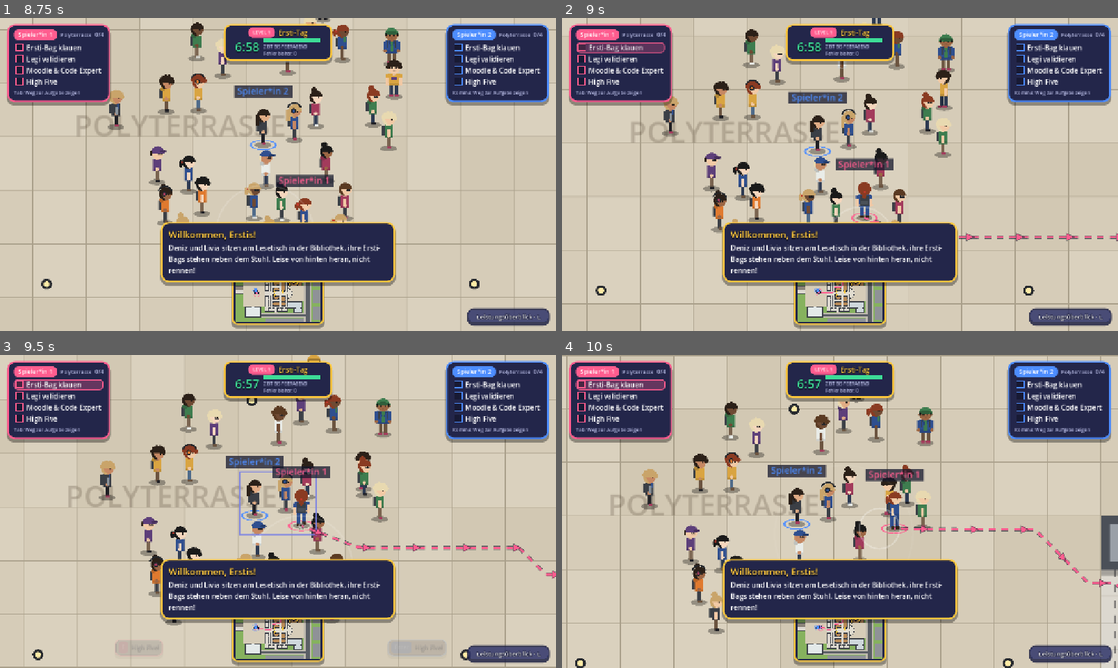
Above: before the commit, frames 1-4 (two rows, left to right).
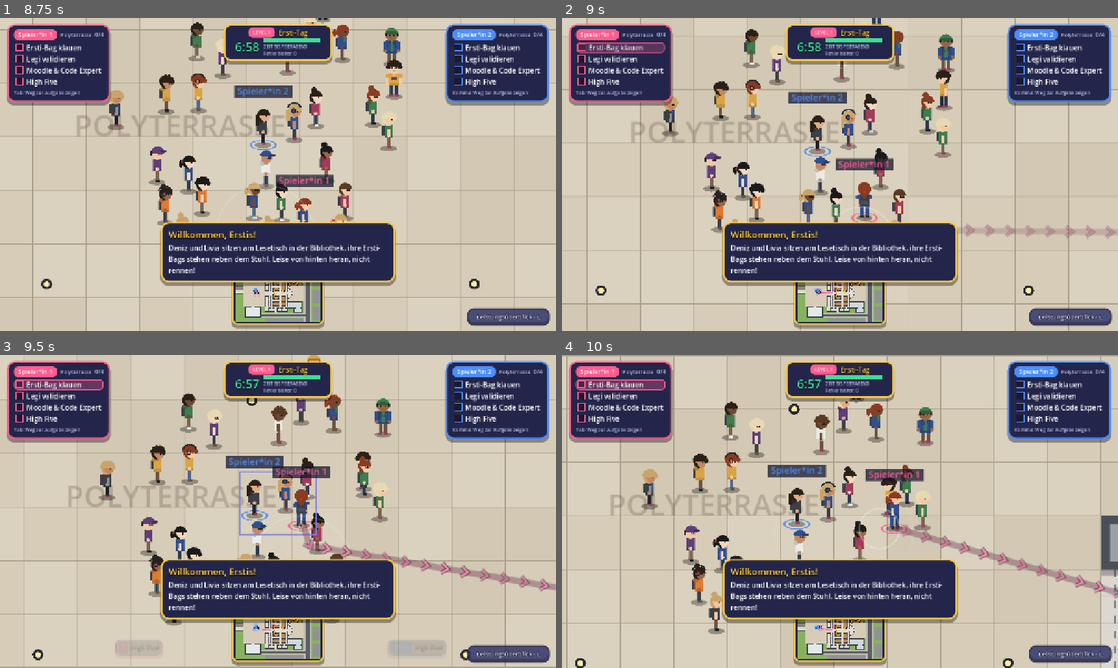
Above: after the commit, the same moments.

Repository: fzehnder/viscon-game
Game: Godot game, scene res://main.tscn
The game is run twice, just before and just after one commit, with the same random seed, the same clock (stepped at 60 frames per second) and the same inputs. This scene is started directly instead of the project's main scene.
Inputs (mouse positions are in pixels of both pictures, inside the frame that each line leads up to):
- Up to frame 1 (8.75 s): click "Los geht's!" at 0.5 s; click "Leistungsüberblick · L" at 1.25 s; click "Level 1 starten" at 2 s; tap Enter (start) at 2.75, 3.05, 3.5, 3.6, 4.55, 5.85, 7.25, 7.55 s; move the mouse to (400, 158) at 2.77 s; hold D 2.78-3.53 s; tap E (interact) at 2.85, 3.8, 5.1, 6.8, 8.3 s; click (400, 158) at 2.92 s; tap Space at 3.02, 3.77, 5.27, 6.02, 6.77, 8.27 s; move the mouse to (166, 190) at 3.52 s; hold S 3.53-4.28 s; move the mouse to (333, 105) at 4.27 s; hold D 4.28-5.03 s; tap Q (ability) at 4.35 s; move the mouse to (250, 237) at 5.02 s; hold W 5.03-5.78 s; click (250, 237) at 5.17 s; move the mouse to (444, 221) at 5.77 s; hold A 5.78-7.28 s; tap R (restart) at 6.5 s; move the mouse to (111, 127) at 6.52 s; tap L (transcript) at 6.6 s; move the mouse to (305, 174) at 7.27 s; hold S 7.28-8.03 s; tap Shift at 7.35 s; click (305, 174) at 7.42 s; move the mouse to (194, 96) at 8.02 s; hold D from 8.03 s (still down); tap C at 8.1 s
- Up to frame 2 (9 s): move the mouse to (962, 158) at 8.77 s; release D at 8.78 s; hold W from 8.78 s (still down); tap Tab at 8.85 s
- Up to frame 3 (9.5 s): keep holding W; tap Space at 9.02 s; tap Enter (start) at 9.05 s
- Up to frame 4 (10 s): move the mouse to (728, 527) at 9.52 s; release W at 9.53 s; hold D from 9.53 s (still down); tap 1 at 9.6 s; click (728, 527) at 9.67 s; tap Space at 9.77 s; tap E (interact) at 9.8 s

Frame 1 is identical in both runs. In frame 2, 0.9% of the frame differs, in the area x 47-100%, y 63-88%; in frame 3, 1.7%, in the area x 46-100%, y 54-88%; in frame 4, 1.4%.

Commit message:
The way to a task: straight and round instead of zigzag, and it stands still
The line followed the middles of the tiles in steps, and everything drawn
along it was measured from the player's feet, so the arrows slid with every
step and jumped whenever the way was searched again (up to 18 px a frame).

world.smooth_path: straight where the straight line is free in the A* grid,
corners rounded, a point every 8 px. main keeps that way, searches every
0.2 s and in between only shortens it at the feet. fx draws a soft band and
chevrons that flow to the goal and are measured back from the goal, so they
stay where they are on the ground (0.3 px). The minimap shows one line.

Co-Authored-By: Claude Opus 5.5 <noreply@anthropic.com>

Diff:
--- a/godot/scripts/fx.gd
+++ b/godot/scripts/fx.gd
@@ -1,5 +1,5 @@
 extends Node2D
-## World-space overlays: sound rings, interaction highlights, goal markers, the dashed way to a
+## World-space overlays: sound rings, interaction highlights, goal markers, the way to a
 ## picked task, P1/P2 tags, stamina, thrown wrench.
 
 const TS := 32.0
@@ -46,57 +46,68 @@
 	queue_redraw()
 
 
-## Point and direction at distance `d` along a line of points.
-func _along(points: Array, d: float) -> Array:
-	for i in range(1, points.size()):
-		var a: Vector2 = points[i - 1]
-		var b: Vector2 = points[i]
-		var seg := a.distance_to(b)
-		if d <= seg and seg > 0.01:
-			return [a.lerp(b, d / seg), (b - a) / seg]
-		d -= seg
-	var last: Vector2 = points[points.size() - 1]
-	var before: Vector2 = points[points.size() - 2]
-	return [last, (last - before).normalized()]
+## The way to a picked task: a soft band along it and chevrons that flow towards the goal.
+## `points` are about 8 px apart and already smooth (world.smooth_path). Everything is measured
+## back from the goal, so the pattern stays where it is on the ground while the player walks and
+## the way gets shorter at the feet.
+func _draw_route(points: Array, col: Color, pid: int, fade: float) -> void:
+	var n := points.size()
+	var acc := PackedFloat32Array()
+	acc.resize(n)
+	acc[0] = 0.0
+	for i in range(1, n):
+		acc[i] = acc[i - 1] + (points[i - 1] as Vector2).distance_to(points[i])
+	var total := acc[n - 1]
+	if total < 12.0:
+		return
+	var dark := Color(0.08, 0.09, 0.17)
+	# the two players' ways lie next to each other where they share a corridor
+	var shift := (pid * 2 - 1) * 2.5
+	var line := PackedVector2Array()
+	for i in n:
+		var dirv: Vector2 = ((points[mini(i + 1, n - 1)] as Vector2) - (points[maxi(i - 1, 0)] as Vector2)).normalized()
+		line.append((points[i] as Vector2) + Vector2(-dirv.y, dirv.x) * shift)
+	draw_polyline(line, Color(dark, 0.28 * fade), 7.0, true)
+	draw_polyline(line, Color(col, 0.30 * fade), 3.6, true)
+	# chevrons: one every GAP px, moving towards the goal; one walk along the line places them all
+	const GAP := 24.0
+	const NEAR := 1300.0            # further away from the player than this only the band is drawn
+	var g := total - GAP + fmod(t * 38.0, GAP)  # distance from the start of the chevron closest to the goal; it grows, so they run to the goal
+	var i2 := n - 1
+	while g > 0.0:
+		while i2 > 0 and acc[i2 - 1] > g:
+			i2 -= 1
+		if i2 <= 0:
+			break
+		if g < NEAR and total - g > 9.0:
+			var seg := acc[i2] - acc[i2 - 1]
+			var u2 := (g - acc[i2 - 1]) / maxf(seg, 0.001)
+			var p: Vector2 = line[i2 - 1].lerp(line[i2], u2)
+			var tangent: Vector2 = (line[mini(i2 + 1, n - 1)] - line[maxi(i2 - 2, 0)]).normalized()
+			# soft at both ends: at the feet, at the goal, and where it runs out in the distance
+			var a := fade * clampf(g / 30.0, 0.0, 1.0) * clampf((total - g) / 22.0, 0.0, 1.0) * clampf((NEAR - g) / 200.0, 0.0, 1.0)
+			var glow := 0.84 + 0.16 * sin(g * 0.045 - t * 5.0)     # a wave of light running to the goal
+			_chevron(p, tangent, 5.6, Color(col.lightened(0.3 * glow), a * glow), Color(dark, 0.55 * a * glow))
+		g -= GAP
+	# the goal: a ring that breathes and an arrow head pointing at it
+	var end: Vector2 = line[n - 1]
+	var into: Vector2 = (line[n - 1] - line[maxi(n - 3, 0)]).normalized()
+	var beat := sin(t * 5.0)
+	draw_arc(end, 12.0 + beat * 2.0, 0.0, TAU, 32, Color(col, 0.85 * fade), 2.0, true)
+	draw_arc(end, 18.0 + beat * 3.0, 0.0, TAU, 32, Color(col, 0.3 * fade), 1.5, true)
+	var tip := end - into * (15.0 + beat * 2.0)
+	var side := Vector2(-into.y, into.x)
+	var head := PackedVector2Array([tip + into * 9.0, tip - into * 5.0 + side * 7.5, tip - into * 1.5, tip - into * 5.0 - side * 7.5])
+	draw_colored_polygon(head, Color(col, fade))
+	draw_polyline(head + PackedVector2Array([head[0]]), Color(dark, 0.8 * fade), 1.2, true)
 
 
-## Dashes that run towards the goal, small arrows along the way and a big one at the end.
-func _draw_route(points: Array, col: Color, pid: int) -> void:
-	var total := 0.0
-	for i in range(1, points.size()):
-		total += (points[i - 1] as Vector2).distance_to(points[i])
-	if total < 8.0:
-		return
-	var dark := Color(0.08, 0.09, 0.17, 0.55)
-	var period := 15.0
-	var dash := 8.0
-	var d := fmod(t * 26.0, period) - period
-	while d < total - 6.0:
-		var d0 := maxf(d, 0.0)
-		var d1 := minf(d + dash, total - 6.0)
-		if d1 - d0 > 1.0:
-			var p0: Vector2 = _along(points, d0)[0]
-			var p1: Vector2 = _along(points, d1)[0]
-			draw_line(p0, p1, dark, 4.2)
-			draw_line(p0, p1, col, 2.4)
-		d += period
-	# small arrows, a little out of step for the two players so that they do not hide each other
-	var step := 60.0
-	var da := fmod(t * 26.0 + pid * 30.0, step) + 14.0
-	while da < total - 16.0:
-		var pa: Array = _along(points, da)
-		_arrow(pa[0], pa[1], 5.5, col, dark)
-		da += step
-	var end: Array = _along(points, total)
-	_arrow(end[0], end[1], 9.0 + sin(t * 6.0) * 1.2, col, dark)
-	draw_arc(end[0], 11.0 + sin(t * 6.0) * 2.0, 0.0, TAU, 24, Color(col, 0.7), 1.6)
-
-
-func _arrow(tip: Vector2, dirv: Vector2, size: float, col: Color, dark: Color) -> void:
+## One ">" of the way: tip at `p`, pointing along `dirv`.
+func _chevron(p: Vector2, dirv: Vector2, size: float, col: Color, dark: Color) -> void:
 	var side := Vector2(-dirv.y, dirv.x)
-	var pts := PackedVector2Array([tip + dirv * size * 0.6, tip - dirv * size + side * size * 0.8, tip - dirv * size - side * size * 0.8])
-	draw_colored_polygon(pts, col)
-	draw_polyline(pts + PackedVector2Array([pts[0]]), dark, 1.0)
+	var pts := PackedVector2Array([p - dirv * size * 0.7 + side * size, p + dirv * size * 0.55, p - dirv * size * 0.7 - side * size])
+	draw_polyline(pts, dark, 4.6, true)
+	draw_polyline(pts, col, 2.6, true)
 
 
 func _draw() -> void:
@@ -138,11 +149,11 @@
 		draw_colored_polygon(dia, Color(gc, 0.95))
 		draw_polyline(dia + PackedVector2Array([dia[0]]), Color(0.08, 0.09, 0.17), 1.5)
 		draw_circle(g, 2.6, Color(0.08, 0.09, 0.17))
-	# dashed way to the task a player has picked, in that player's colour
+	# the way to the task a player has picked, in that player's colour
 	for i in main.players.size():
 		var route: Array = main.routes[i]
 		if route.size() >= 2:
-			_draw_route(route, Color(KEYS.TAG_COLORS[i]), i)
+			_draw_route(route, Color(KEYS.TAG_COLORS[i]), i, clampf(float(main.route_age[i]) / 0.25, 0.0, 1.0))
 	# name tag and stamina bar above each player
 	var font := ThemeDB.fallback_font
 	for i in main.players.size():
--- a/godot/scripts/hud.gd
+++ b/godot/scripts/hud.gd
@@ -150,11 +150,14 @@
 					var po := _at(op.global_position)
 					draw_circle(po, 4.5 + sin(t * 12.0), UI2.RED)
 					draw_arc(po, 6.5, 0.0, TAU, 16, UI2.RED, 1.0)
-			# the dashed way to a picked task
+			# the way to a picked task: one line (the way has many short pieces, dashes per piece would run together)
 			for i in main.players.size():
 				var route: Array = main.routes[i]
-				for j in range(1, route.size()):
-					draw_dashed_line(_at(route[j - 1]), _at(route[j]), Color(KEYS2.TAG_COLORS[i]), 1.6, 3.0)
+				if route.size() >= 2:
+					var way := PackedVector2Array()
+					for q in route:
+						way.append(_at(q))
+					draw_polyline(way, Color(KEYS2.TAG_COLORS[i]), 1.6, true)
 		# the two players, always on top
 		for i in main.players.size():
 			var pl = main.players[i]
--- a/godot/scripts/main.gd
+++ b/godot/scripts/main.gd
@@ -106,8 +106,9 @@
 # the task each player has picked (index into LV.tasks(), -1 = none) and the dashed way to where
 # it can be done: points in px, drawn by fx.gd and on the mini map
 var picked: Array = [-1, -1]
-var routes: Array = [[], []]
+var routes: Array = [[], []]       # the way to the picked task per player: points in px, about 8 px apart
 var route_t: Array = [0.0, 0.0]
+var route_age: Array = [9.0, 9.0]  # seconds since a player's way changed to a different one (it fades in then)
 # abilities (night, P1)
 var ability: Dictionary
 var cooldown := 0.0
@@ -1350,11 +1351,11 @@
 			continue
 		var from: Vector2 = players[pid].global_position
 		route_t[pid] -= delta
+		route_age[pid] += delta
 		if route_t[pid] > 0.0:
-			if not routes[pid].is_empty():
-				routes[pid][0] = from   # the line starts at the feet, also between two searches
+			routes[pid] = _trim_route(routes[pid], from)   # between two searches the line gets shorter at the feet
 			continue
-		route_t[pid] = 0.35
+		route_t[pid] = 0.2
 		var best: Array = []
 		var best_len := INF
 		for target in task_targets(tasks[k]["id"], pid):
@@ -1369,7 +1370,39 @@
 			if total < best_len:
 				best_len = total
 				best = p
-		routes[pid] = best if best_len > 1.5 * TS else []   # standing in front of it: no line needed
+		var fresh: Array = world.smooth_path(best) if best_len > 1.5 * TS else []   # standing in front of it: no line needed
+		if _other_way(routes[pid], fresh):
+			route_age[pid] = 0.0
+		routes[pid] = fresh
+
+
+## The way without the part the player has already walked: it starts at the feet again.
+func _trim_route(r: Array, from: Vector2) -> Array:
+	if r.size() < 3:
+		return r
+	var best := 0
+	var best_d := INF
+	for i in mini(r.size() - 1, 16):   # the nearest point within the first stretch
+		var d := (r[i] as Vector2).distance_squared_to(from)
+		if d < best_d:
+			best_d = d
+			best = i
+	var out: Array = r.slice(best + 1)
+	out.push_front(from)
+	return out
+
+
+## True if `b` is a different way than `a` and not just the same one a few steps on: measured
+## back from the goal (the points are about 8 px apart), the two are far from each other somewhere.
+func _other_way(a: Array, b: Array) -> bool:
+	if a.is_empty() or b.is_empty():
+		return a.is_empty() != b.is_empty()
+	for k in [0, 12, 40, 80, 140]:
+		if k >= a.size() or k >= b.size():
+			break
+		if (a[a.size() - 1 - k] as Vector2).distance_to(b[b.size() - 1 - k]) > 2.0 * TS:
+			return true
+	return false
 
 
 func time_left() -> float:
--- a/godot/scripts/world.gd
+++ b/godot/scripts/world.gd
@@ -162,6 +162,69 @@
 	var ids := astar.get_id_path(a, b)
 	for i in range(1, ids.size()):
 		out.append(Vector2(ids[i]) * TS + Vector2(TS / 2.0, TS / 2.0))
+	return out
+
+
+## True if somebody can walk straight from a to b (px): every tile under the line, and `margin` px
+## to both sides of it, is free in the A* grid.
+func walk_clear(a: Vector2, b: Vector2, margin: float = 9.0) -> bool:
+	var d := b - a
+	var n := int(ceil(d.length() / 8.0))
+	if n == 0:
+		return true
+	var side := Vector2(-d.y, d.x).normalized() * margin
+	for i in n + 1:
+		var p := a.lerp(b, float(i) / n)
+		for q in [p, p + side, p - side]:
+			var tl := _tile_of(q)
+			if not astar.is_in_boundsv(tl) or astar.is_point_solid(tl):
+				return false
+	return true
+
+
+## A way as find_path gives it (from tile middle to tile middle, in steps and zigzags) the way
+## somebody would walk it: straight where the straight line is free, corners rounded, and one
+## point every `step` px. For showing the way; nobody is steered along it.
+func smooth_path(points: Array, step: float = 8.0, corner: float = 24.0) -> Array:
+	if points.size() < 3:
+		return points
+	# 1. from every point that is kept, on to the furthest one that can be reached in a straight line
+	var keep: Array = [points[0]]
+	var i := 0
+	while i < points.size() - 1:
+		var j := mini(points.size() - 1, i + 28)
+		while j > i + 1 and not walk_clear(points[i], points[j]):
+			j -= 1
+		keep.append(points[j])
+		i = j
+	# 2. round every corner, within `corner` px of it (the curve then stays 10 px clear of the wall inside the corner)
+	var round: Array = [keep[0]]
+	for k in range(1, keep.size() - 1):
+		var a: Vector2 = keep[k - 1]
+		var b: Vector2 = keep[k]
+		var c: Vector2 = keep[k + 1]
+		var p := b + (a - b).limit_length(minf(corner, a.distance_to(b) / 2.0))
+		var q := b + (c - b).limit_length(minf(corner, c.distance_to(b) / 2.0))
+		for s in 7:
+			var u := s / 6.0
+			round.append(p.lerp(b, u).lerp(b.lerp(q, u), u))
+	round.append(keep[keep.size() - 1])
+	# 3. points at even distances, so that what is drawn along it moves evenly
+	var out: Array = [round[0]]
+	var left := step
+	for k in range(1, round.size()):
+		var a2: Vector2 = round[k - 1]
+		var b2: Vector2 = round[k]
+		var seg := a2.distance_to(b2)
+		var at := 0.0
+		while seg - at >= left:
+			at += left
+			out.append(a2.lerp(b2, at / seg))
+			left = step
+		left -= seg - at
+	var last: Vector2 = round[round.size() - 1]
+	if (out[out.size() - 1] as Vector2).distance_to(last) > 0.5:
+		out.append(last)
 	return out
 
 
